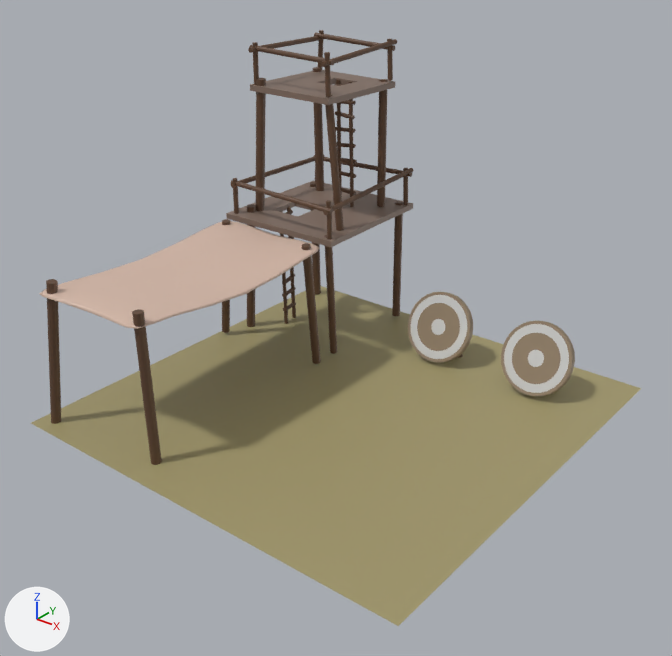
A saved change to the FBX model Assets/Models/Buildings/ArcheryRange.fbx.
The view is the same before and after, from a camera (50 mm lens) standing at (0.285, -0.366, 0.274) and looking at (0.006, -0.016, 0.057). The axes (+X, +Y, +Z) are drawn at lower left. The lights are the same throughout. Where no turn or scale is listed for an object, it has been applied to the vertices.

The first picture shows 'Ground1'.
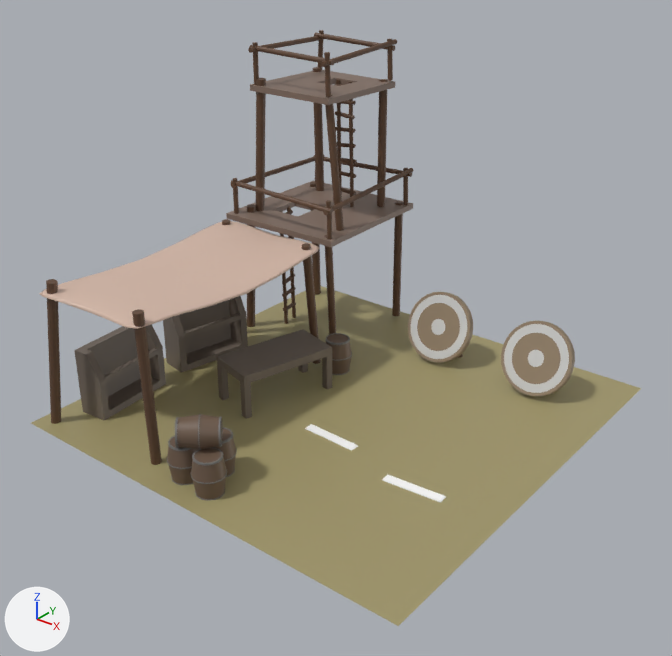
The newer file is also turned or shifted as a whole; pictures and numbers use the older file's frame.

What differs and where, as boxes [x1, y1, x2, y2] in the pictures (672 x 656 px):
part 1 of me_mesh, added (brown)
    after: [74, 296, 446, 503]

The change, as a diff of the scene's bpy script:
```diff
--- a/Assets/Models/Buildings/ArcheryRange.fbx.py
+++ b/Assets/Models/Buildings/ArcheryRange.fbx.py
@@ mat_barrelmetalmaterial @@
+mat_barrelmetalmaterial = principled_material('BarrelMetalMaterial')
+mat_barrelmetalmaterial.base_color = (0.181, 0.181, 0.181)  # grey #767676
@@ mat_floorlinematerial @@
+mat_floorlinematerial = principled_material('FloorLineMaterial')
+mat_floorlinematerial.base_color = (1.0, 1.0, 1.0)  # white #ffffff
@@ mat_storagematerial @@
+mat_storagematerial = principled_material('StorageMaterial')
+mat_storagematerial.base_color = (0.167, 0.134, 0.108)  # brown #72665c
@@ mat_barrelwoodmaterial @@
+mat_barrelwoodmaterial = principled_material('BarrelWoodMaterial')
+mat_barrelwoodmaterial.base_color = (0.154, 0.0992, 0.0664)  # brown #6d5949
@@ me_mesh @@
 # used by ob_ground1; location = (0.0, 0.0, 0.0)
-me_mesh.from_pydata(...)  # 2230 vertices, 2817 faces; spans x -0.125..0.125, y -0.125..0.125, z -0.005..0.186
+me_mesh.from_pydata(...)  # 3654 vertices, 4280 faces; spans x -0.125..0.125, y -0.125..0.125, z -0.005..0.186
+# me_mesh part 1: 1424 vertices added at x -0.12..0.093, y -0.117..0.04, z -0.002..0.039
 me_mesh.materials.append(mat_groundmaterial)
@@ me_mesh @@
 me_mesh.materials.append(mat_woodenplatformmaterial)
+me_mesh.materials.append(mat_storagematerial)  # brown #72665c
+me_mesh.materials.append(mat_barrelmetalmaterial)  # grey #767676
+me_mesh.materials.append(mat_barrelwoodmaterial)  # brown #6d5949
+me_mesh.materials.append(mat_floorlinematerial)  # white #ffffff
```
